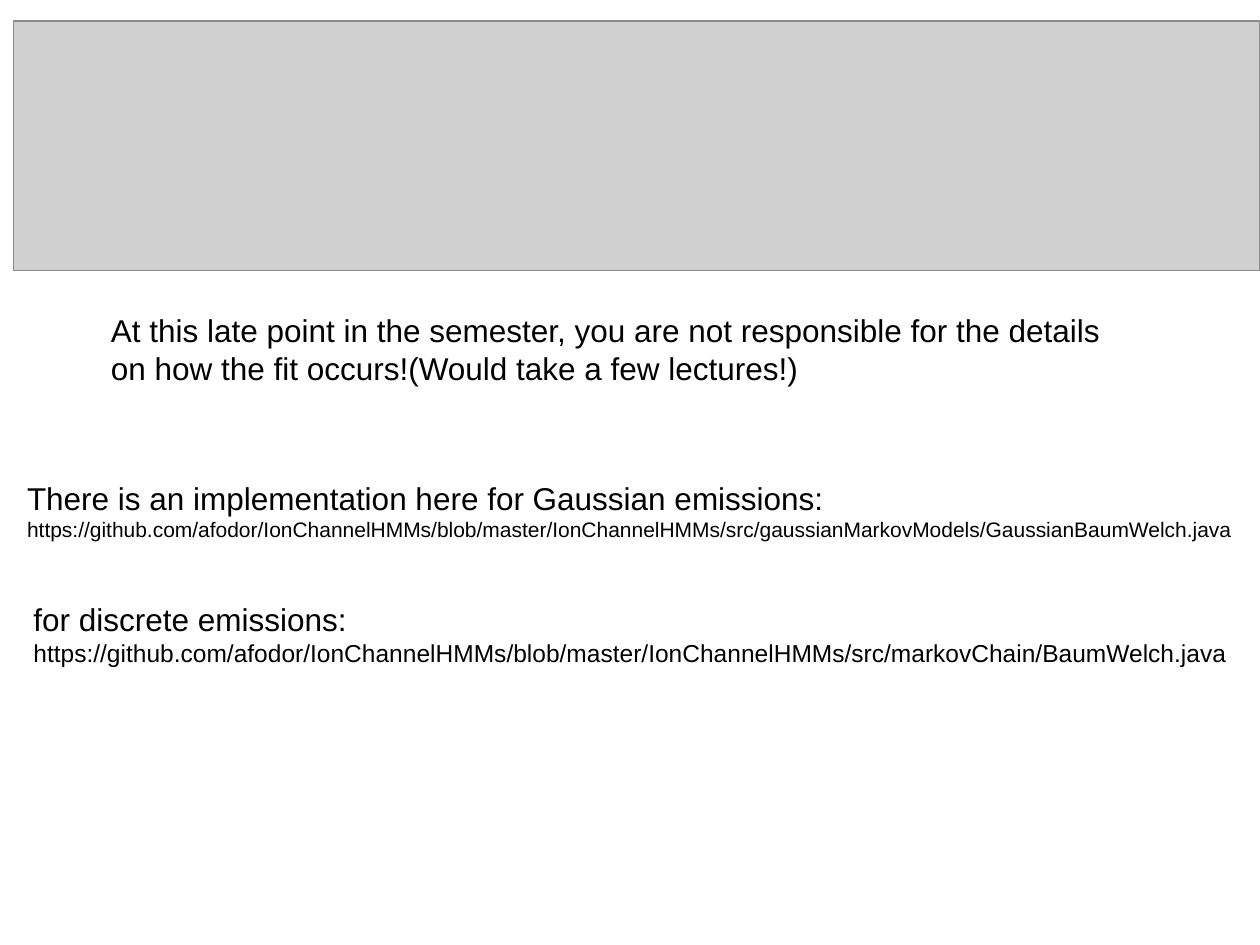
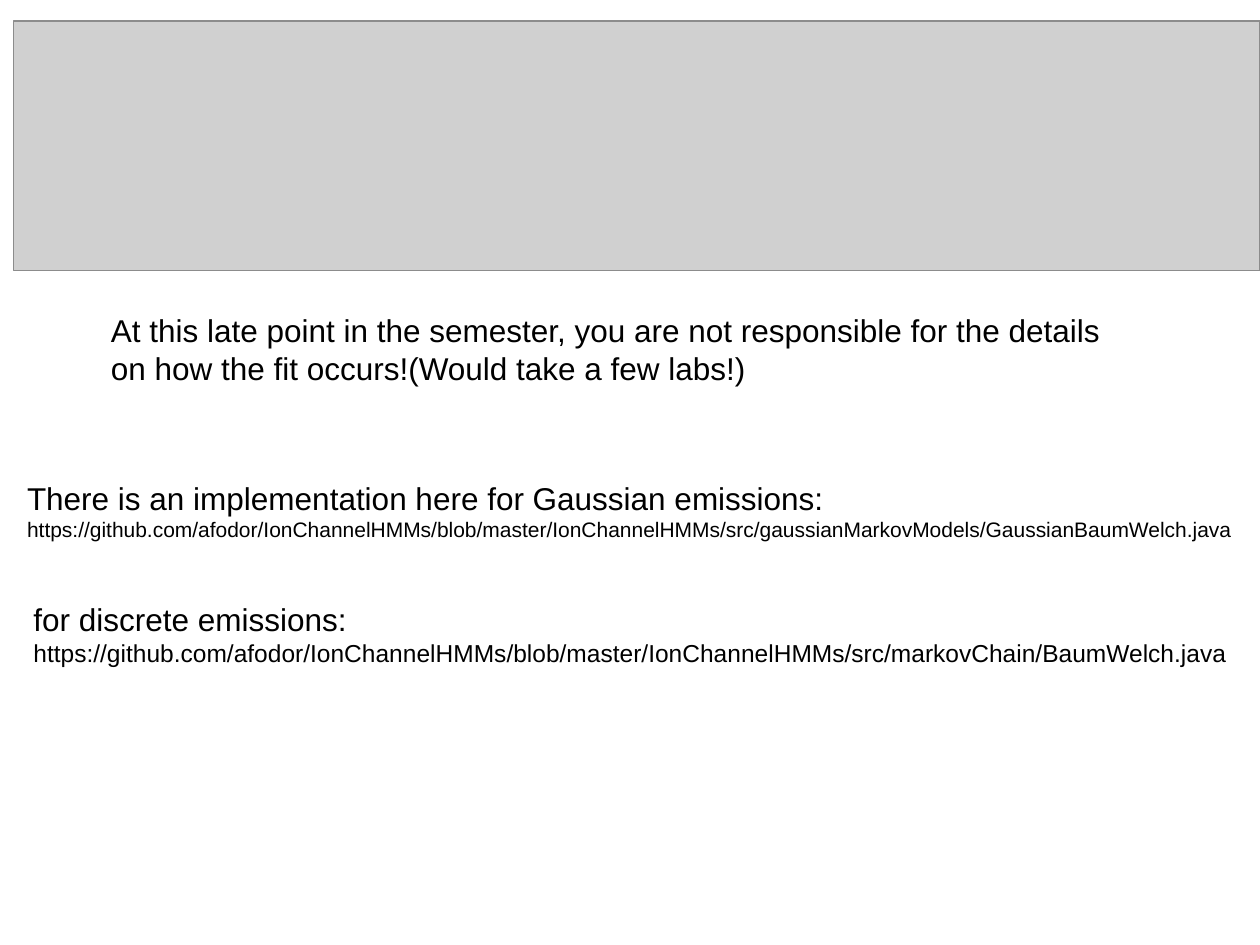
Before and after one commit to afodor/afodor.github.io, a slide deck: slide 23 of classes/stats2016/Lecture26.ppt. Drawn at 1260x945 pixels with LibreOffice and Linux fonts; fonts in the diff are those of the drawing; grey boxes stand for pictures. Boxes give left, top, right and bottom in pixels: in the first picture for what was removed or moved away, otherwise in the second. Text is boxed around its words. In the diff, an @@ line names an element or a change of style, - is before the commit and + after.

```diff
--- a/classes/stats2016/Lecture26.ppt
+++ b/classes/stats2016/Lecture26.ppt
@@ text at (111,357,745,386): text changed @@
-on how the fit occurs!(Would take a few lectures!)
+on how the fit occurs!(Would take a few labs!)
```
Also in this commit, not shown: 1 other slide changed, 2 slides added.
